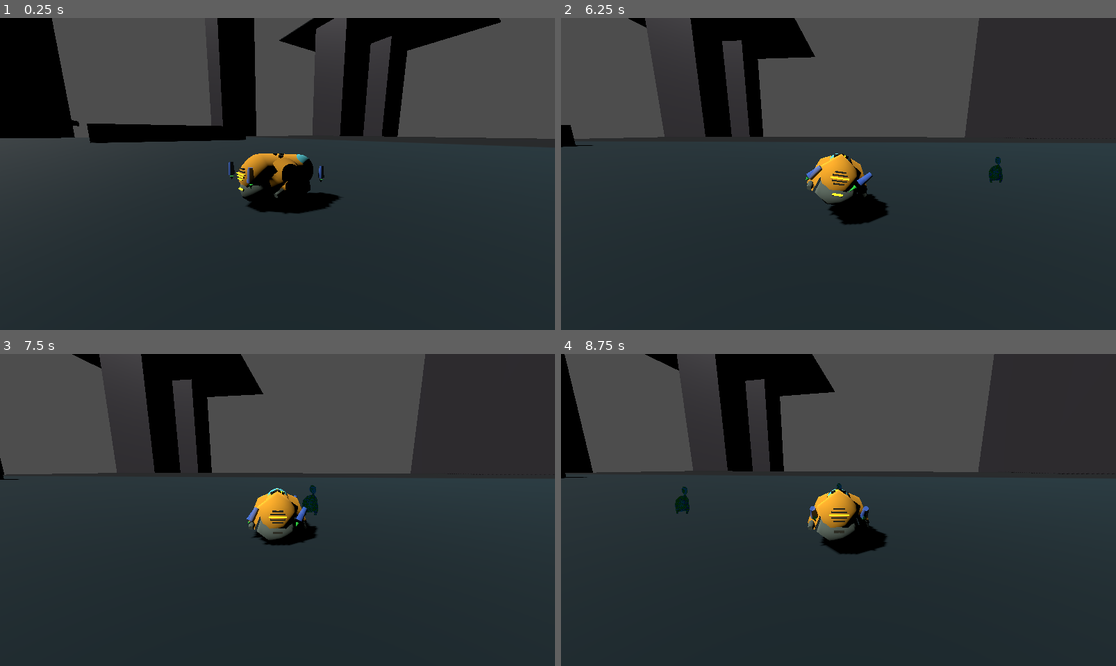
Above: before the commit, frames 1-4 (two rows, left to right).
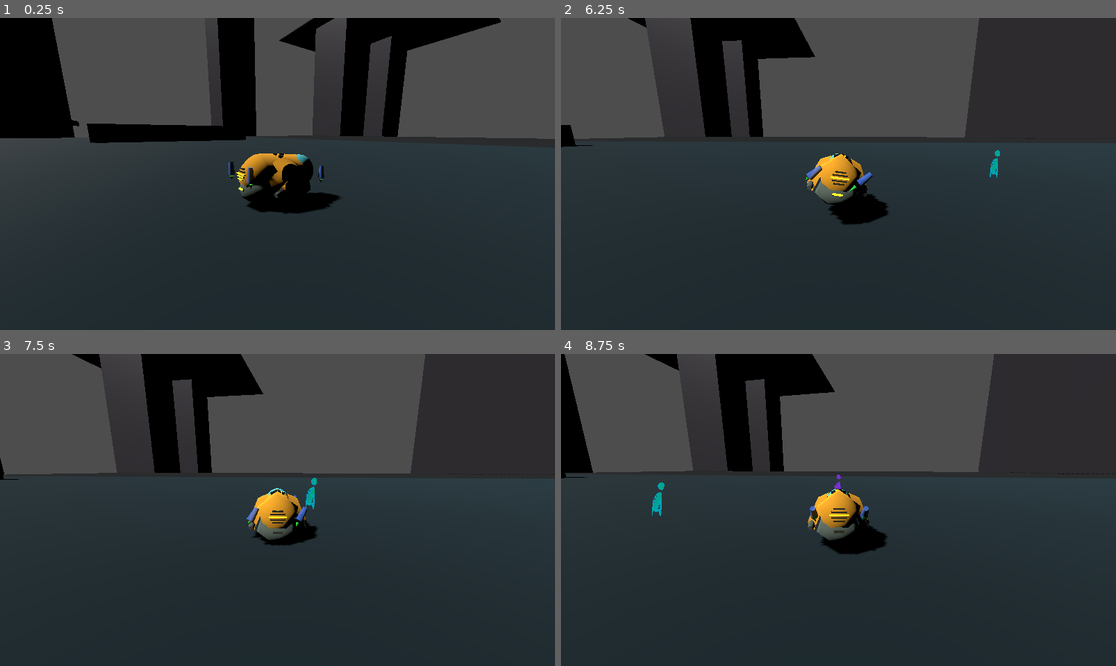
Above: after the commit, the same moments.

Repository: TaxiService/fcar
Game: Godot game, scene res://main.tscn
Same seed, same stepped clock (60 frames per second), same inputs: the game is played once before the commit and once after it. The engine's default icon, where the game draws it, is replaced by a stand-in: a white triangle on a blue panel in a dark square.
Inputs (mouse positions are in pixels of both pictures, inside the frame that each line leads up to):
- Up to frame 1 (0.25 s): no input
- Up to frame 2 (6.25 s): move the mouse to (960, 158) at 0.52 s; hold D (strafe_right) 0.53-1.28 s; hold C (crouch) 0.53-1.28 s; click (960, 158) at 0.67 s; tap Space (jump) at 0.77, 1.52, 3.02, 3.77, 4.52, 6.02 s; move the mouse to (727, 189) at 1.27 s; hold S (backward) 1.28-2.03 s; tap V (toggle_auto_hover) at 1.35, 4.35 s; move the mouse to (894, 105) at 2.02 s; hold D (strafe_right) 2.03-2.78 s; tap Ctrl (toggle_com_compensation) at 2.1, 5.1 s; move the mouse to (810, 236) at 2.77 s; hold W (forward) 2.78-3.53 s; tap Shift at 2.85, 5.85 s; click (810, 236) at 2.92 s; move the mouse to (1005, 220) at 3.52 s; hold C (crouch) 3.53-4.28 s; hold A (strafe_left) 3.53-5.03 s; move the mouse to (672, 127) at 4.27 s; move the mouse to (866, 174) at 5.02 s; hold S (backward) 5.03-5.78 s; click (866, 174) at 5.17 s; move the mouse to (755, 96) at 5.77 s; hold D (strafe_right) from 5.78 s (still down)
- Up to frame 3 (7.5 s): move the mouse to (399, 494) at 6.52 s; release D (strafe_right) at 6.53 s; hold W (forward) 6.53-7.28 s; hold C (crouch) 6.53-7.28 s; tap Space (jump) at 6.77 s; move the mouse to (166, 525) at 7.27 s; hold D (strafe_right) from 7.28 s (still down); tap V (toggle_auto_hover) at 7.35 s; click (166, 525) at 7.42 s
- Up to frame 4 (8.75 s): tap Space (jump) at 7.52 s; move the mouse to (894, 441) at 8.02 s; release D (strafe_right) at 8.03 s; hold S (backward) from 8.03 s (still down); tap Ctrl (toggle_com_compensation) at 8.1 s

The runs differ from the first frame. In frame 1, less than 0.1% of the frame differs, in the area x 67-68%, y 7-8%; in frame 2, 0.2%; in frame 3, 0.2%; in frame 4, 0.3%, in the area x 16-51%, y 8-56%.

Commit message:
starting to make different destinations

Diff:
--- a/PeopleManager.gd
+++ b/PeopleManager.gd
@@ -21,34 +21,118 @@
 @export var spawn_interval: float = 2.0  # Seconds between spawn attempts
 @export var auto_spawn: bool = true
 
-# Color sets - each set is an array of additive colors
-# Surfaces reference these by index (0, 1, 2, etc.)
+# Color sets - loaded from text files in color_sets_folder
+# Surfaces reference these by index (0, 1, 2, etc. based on alphabetical filename order)
 @export_category("Color Sets")
-@export var color_set_0: PackedColorArray = [Color.BLACK]  # Neutral
-@export var color_set_1: PackedColorArray = [Color(0.1, 0.0, 0.0), Color(0.1, 0.05, 0.0), Color(0.08, 0.08, 0.0)]  # Warm
-@export var color_set_2: PackedColorArray = [Color(0.0, 0.0, 0.1), Color(0.0, 0.08, 0.08), Color(0.05, 0.0, 0.1)]  # Cool
-@export var color_set_3: PackedColorArray = []
-@export var color_set_4: PackedColorArray = []
+@export_dir var color_sets_folder: String = "res://color_sets"
+
+# Loaded color sets (populated from text files)
+var color_sets: Array[PackedColorArray] = []
 
 # Runtime state
 var spritesheet: SpriteSheet
 var registered_surfaces: Array[SpawnSurface] = []
 var all_people: Array[Person] = []
 var spawn_timer: float = 0.0
+var spawn_counter: int = 0  # Increments with each spawn, used for deterministic color selection
 
 
 func _ready():
 	_load_spritesheet()
+	_load_color_sets()
+
+
+func _load_color_sets():
+	color_sets.clear()
+
+	var dir = DirAccess.open(color_sets_folder)
+	if not dir:
+		push_warning("PeopleManager: Could not open color sets folder: ", color_sets_folder)
+		# Add default neutral set as fallback
+		color_sets.append(PackedColorArray([Color.BLACK]))
+		return
+
+	# Get all .txt files sorted alphabetically
+	var files: Array[String] = []
+	dir.list_dir_begin()
+	var file_name = dir.get_next()
+	while file_name != "":
+		if not dir.current_is_dir() and file_name.ends_with(".txt"):
+			files.append(file_name)
+		file_name = dir.get_next()
+	dir.list_dir_end()
+
+	files.sort()
+
+	# Load each file as a color set
+	for fname in files:
+		var colors = _parse_color_file(color_sets_folder + "/" + fname)
+		if colors.size() > 0:
+			color_sets.append(colors)
+			print("PeopleManager: Loaded color set '", fname, "' with ", colors.size(), " colors")
+
+	if color_sets.size() == 0:
+		push_warning("PeopleManager: No color sets loaded, adding default")
+		color_sets.append(PackedColorArray([Color.BLACK]))
+
+
+func _parse_color_file(path: String) -> PackedColorArray:
+	var colors = PackedColorArray()
+
+	var file = FileAccess.open(path, FileAccess.READ)
+	if not file:
+		push_warning("PeopleManager: Could not open color file: ", path)
+		return colors
+
+	while not file.eof_reached():
+		var line = file.get_line().strip_edges()
+
+		# Skip empty lines and comments
+		if line.is_empty() or line.begins_with("#"):
+			continue
+
+		var color = _parse_color_line(line)
+		if color != null:
+			colors.append(color)
+
+	return colors
+
+
+func _parse_color_line(line: String) -> Variant:
+	# Try hex format: #RRGGBB or RRGGBB
+	if line.begins_with("#"):
+		line = line.substr(1)
+
+	if line.length() == 6 and line.is_valid_hex_number():
+		var hex = line.hex_to_int()
+		return Color(
+			((hex >> 16) & 0xFF) / 255.0,
+			((hex >> 8) & 0xFF) / 255.0,
+			(hex & 0xFF) / 255.0
+		)
+
+	# Try RGB format: R, G, B (floats 0.0-1.0 or ints 0-255)
+	var parts = line.split(",")
+	if parts.size() >= 3:
+		var r = parts[0].strip_edges().to_float()
+		var g = parts[1].strip_edges().to_float()
+		var b = parts[2].strip_edges().to_float()
+
+		# If values > 1, assume 0-255 range
+		if r > 1.0 or g > 1.0 or b > 1.0:
+			r /= 255.0
+			g /= 255.0
+			b /= 255.0
+
+		return Color(r, g, b)
+
+	return null
 
 
 func _get_color_set(index: int) -> PackedColorArray:
-	match index:
-		0: return color_set_0
-		1: return color_set_1
-		2: return color_set_2
-		3: return color_set_3
-		4: return color_set_4
-		_: return color_set_0
+	if index < 0 or index >= color_sets.size():
+		return color_sets[0] if color_sets.size() > 0 else PackedColorArray([Color.BLACK])
+	return color_sets[index]
 
 
 func create_material_for_color(color: Color) -> ShaderMaterial:
@@ -61,11 +145,11 @@
 	return mat
 
 
-func get_random_color_from_set(set_index: int) -> Color:
+func get_color_from_set(set_index: int, person_index: int) -> Color:
 	var colors = _get_color_set(set_index)
 	if colors.size() == 0:
 		return Color.BLACK  # No tint
-	return colors[randi() % colors.size()]
+	return colors[person_index % colors.size()]
 
 
 func _process(delta: float):
@@ -129,8 +213,9 @@
 	person.wait_duration_min = wait_duration_min
 	person.wait_duration_max = wait_duration_max
 
-	# Create material with color from surface's color set
-	var color = get_random_color_from_set(surface.color_set_index)
+	# Create material with color from surface's color set (deterministic based on spawn order)
+	var color = get_color_from_set(surface.color_set_index, spawn_counter)
+	spawn_counter += 1
 	var mat = create_material_for_color(color)
 	person.set_shared_material(mat)
 
--- a/Person.gd
+++ b/Person.gd
@@ -156,6 +156,10 @@
 	# At pixel_size = 0.003, 600 pixels = 1.8m
 	pixel_size = 0.003
 
+	# Offset sprite so origin is at bottom center (feet)
+	# Shift up by half the sprite height in pixels
+	offset.y = tex.get_height() / 2.0
+
 
 func refresh_sprite(tex: AtlasTexture):
 	# Called when spritesheet is reloaded
--- a/SpawnSurface.gd
+++ b/SpawnSurface.gd
@@ -1,14 +1,24 @@
+@tool
 class_name SpawnSurface
 extends Node3D
 
 # Configuration
-@export var enabled: bool = false
+@export var enabled: bool = false:
+	set(value):
+		enabled = value
+		_update_editor_visual()
 @export var max_people: int = 5
 @export var spawn_height_offset: float = 0.01  # Slightly above surface to avoid z-fighting
 @export var color_set_index: int = 0  # Which color set from PeopleManager to use
 
 # Bounds definition (local coordinates, centered on this node)
-@export var bounds_size: Vector3 = Vector3(10, 0, 10)
+@export var bounds_size: Vector3 = Vector3(10, 0, 10):
+	set(value):
+		bounds_size = value
+		_update_editor_visual()
+
+# Editor visualization
+var _editor_mesh: MeshInstance3D
 
 # Runtime state
 var spawned_people: Array[Person] = []
@@ -16,8 +26,54 @@
 
 
 func _ready():
-	# Register with PeopleManager if it exists
-	_register_with_manager()
+	if Engine.is_editor_hint():
+		_create_editor_visual()
+	else:
+		# Remove editor visual if it exists at runtime
+		if _editor_mesh:
+			_editor_mesh.queue_free()
+			_editor_mesh = null
+		# Register with PeopleManager if it exists
+		_register_with_manager()
+
+
+func _create_editor_visual():
+	if _editor_mesh:
+		return
+
+	_editor_mesh = MeshInstance3D.new()
+	add_child(_editor_mesh)
+
+	# Create box mesh
+	var box = BoxMesh.new()
+	_editor_mesh.mesh = box
+
+	# Create semi-transparent material
+	var mat = StandardMaterial3D.new()
+	mat.transparency = BaseMaterial3D.TRANSPARENCY_ALPHA
+	mat.shading_mode = BaseMaterial3D.SHADING_MODE_UNSHADED
+	mat.cull_mode = BaseMaterial3D.CULL_DISABLED
+	_editor_mesh.material_override = mat
+
+	_update_editor_visual()
+
+
+func _update_editor_visual():
+	if not Engine.is_editor_hint() or not _editor_mesh:
+		return
+
+	# Update mesh size
+	var box = _editor_mesh.mesh as BoxMesh
+	if box:
+		box.size = Vector3(bounds_size.x, 0.1, bounds_size.z)
+
+	# Update color based on enabled state
+	var mat = _editor_mesh.material_override as StandardMaterial3D
+	if mat:
+		if enabled:
+			mat.albedo_color = Color(0.2, 0.8, 0.2, 0.3)  # Green when enabled
+		else:
+			mat.albedo_color = Color(0.8, 0.2, 0.2, 0.3)  # Red when disabled
 
 
 func _register_with_manager():
--- /dev/null
+++ b/floor.tres
@@ -0,0 +1,4 @@
+[gd_resource type="StandardMaterial3D" format=3 uid="uid://d1752hlai3xtn"]
+
+[resource]
+albedo_color = Color(0.5, 0.472, 0.395, 1)
--- a/main.tscn
+++ b/main.tscn
@@ -8,40 +8,6 @@
 [ext_resource type="Script" uid="uid://dvu3f10fe6r2" path="res://PeopleManager.gd" id="6_people"]
 [ext_resource type="Script" uid="uid://c72sj768vn5do" path="res://SpawnSurface.gd" id="7_spawn"]
 
-[sub_resource type="BoxShape3D" id="BoxShape3D_5patm"]
-size = Vector3(200, 1, 200)
-
-[sub_resource type="StandardMaterial3D" id="StandardMaterial3D_1kyes"]
-albedo_color = Color(0.243137, 0.27451, 0.235294, 1)
-albedo_texture = ExtResource("1_et1pl")
-
-[sub_resource type="BoxMesh" id="BoxMesh_t3vcl"]
-material = SubResource("StandardMaterial3D_1kyes")
-size = Vector3(200, 1, 200)
-
-[sub_resource type="BoxShape3D" id="BoxShape3D_5dwv6"]
-size = Vector3(30, 5, 30)
-
-[sub_resource type="StandardMaterial3D" id="StandardMaterial3D_c3qcp"]
-albedo_color = Color(0.160784, 0.184314, 0.156863, 1)
-
-[sub_resource type="BoxMesh" id="BoxMesh_nrjh1"]
-material = SubResource("StandardMaterial3D_c3qcp")
-size = Vector3(30, 5, 30)
-
-[sub_resource type="BoxShape3D" id="BoxShape3D_n53hl"]
-size = Vector3(50, 500, 50)
-
-[sub_resource type="StandardMaterial3D" id="StandardMaterial3D_uwb37"]
-albedo_color = Color(0.270588, 0.258824, 0.278431, 1)
-metallic = 0.17
-metallic_specular = 0.3
-roughness = 0.5
-
-[sub_resource type="BoxMesh" id="BoxMesh_h3x72"]
-material = SubResource("StandardMaterial3D_uwb37")
-size = Vector3(50, 500, 50)
-
 [sub_resource type="PhysicsMaterial" id="PhysicsMaterial_elbkq"]
 friction = 0.5
 bounce = 0.5
@@ -100,149 +66,45 @@
 height = 0.25
 radial_segments = 6
 
+[sub_resource type="BoxShape3D" id="BoxShape3D_5patm"]
+size = Vector3(200, 1, 200)
+
+[sub_resource type="StandardMaterial3D" id="StandardMaterial3D_1kyes"]
+albedo_color = Color(0.243137, 0.27451, 0.235294, 1)
+albedo_texture = ExtResource("1_et1pl")
+
+[sub_resource type="BoxMesh" id="BoxMesh_t3vcl"]
+material = SubResource("StandardMaterial3D_1kyes")
+size = Vector3(200, 1, 200)
+
+[sub_resource type="BoxShape3D" id="BoxShape3D_5dwv6"]
+size = Vector3(30, 5, 30)
+
+[sub_resource type="StandardMaterial3D" id="StandardMaterial3D_c3qcp"]
+albedo_color = Color(0.160784, 0.184314, 0.156863, 1)
+
+[sub_resource type="BoxMesh" id="BoxMesh_nrjh1"]
+material = SubResource("StandardMaterial3D_c3qcp")
+size = Vector3(30, 5, 30)
+
+[sub_resource type="BoxShape3D" id="BoxShape3D_n53hl"]
+size = Vector3(50, 500, 50)
+
+[sub_resource type="StandardMaterial3D" id="StandardMaterial3D_uwb37"]
+albedo_color = Color(0.270588, 0.258824, 0.278431, 1)
+metallic = 0.17
+metallic_specular = 0.3
+roughness = 0.5
+
+[sub_resource type="BoxMesh" id="BoxMesh_h3x72"]
+material = SubResource("StandardMaterial3D_uwb37")
+size = Vector3(50, 500, 50)
+
 [node name="Main" type="Node"]
 
 [node name="DirectionalLight3D" type="DirectionalLight3D" parent="."]
 transform = Transform3D(0.707107, 0.5, -0.5, 0, 0.707107, 0.707107, 0.707107, -0.5, 0.5, 0, 5, 0)
 shadow_enabled = true
-
-[node name="Node" type="Node" parent="."]
-
-[node name="Floor" type="StaticBody3D" parent="Node"]
-transform = Transform3D(1, 0, 0, 0, 1, 0, 0, 0, 1, 0, -1, 0)
-
-[node name="CollisionShape3D" type="CollisionShape3D" parent="Node/Floor"]
-shape = SubResource("BoxShape3D_5patm")
-
-[node name="MeshInstance3D" type="MeshInstance3D" parent="Node/Floor"]
-transform = Transform3D(1, 0, 0, 0, 1, 0, 0, 0, 1, -0.0013418198, -0.019368052, -0.01874566)
-mesh = SubResource("BoxMesh_t3vcl")
-
-[node name="Floor2" type="StaticBody3D" parent="Node"]
-transform = Transform3D(1, 0, 0, 0, 1, 0, 0, 0, 1, -175.014, 137.891, -290.983)
-
-[node name="CollisionShape3D" type="CollisionShape3D" parent="Node/Floor2"]
-shape = SubResource("BoxShape3D_5patm")
-
-[node name="MeshInstance3D" type="MeshInstance3D" parent="Node/Floor2"]
-mesh = SubResource("BoxMesh_t3vcl")
-
-[node name="FloorSmall" type="StaticBody3D" parent="Node"]
-transform = Transform3D(1, 0, 0, 0, 1, 0, 0, 0, 1, 91.3062, 134.082, -66.3163)
-
-[node name="CollisionShape3D" type="CollisionShape3D" parent="Node/FloorSmall"]
-shape = SubResource("BoxShape3D_5dwv6")
-
-[node name="MeshInstance3D" type="MeshInstance3D" parent="Node/FloorSmall"]
-mesh = SubResource("BoxMesh_nrjh1")
-
-[node name="FloorSmall2" type="StaticBody3D" parent="Node"]
-transform = Transform3D(1, 0, 0, 0, 1, 0, 0, 0, 1, -304.477, -114.207, 69.8457)
-
-[node name="CollisionShape3D" type="CollisionShape3D" parent="Node/FloorSmall2"]
-shape = SubResource("BoxShape3D_5dwv6")
-
-[node name="MeshInstance3D" type="MeshInstance3D" parent="Node/FloorSmall2"]
-mesh = SubResource("BoxMesh_nrjh1")
-
-[node name="FloorSmall3" type="StaticBody3D" parent="Node"]
-transform = Transform3D(1, 0, 0, 0, 1, 0, 0, 0, 1, -304.477, -50.6923, 69.8457)
-
-[node name="CollisionShape3D" type="CollisionShape3D" parent="Node/FloorSmall3"]
-shape = SubResource("BoxShape3D_5dwv6")
-
-[node name="MeshInstance3D" type="MeshInstance3D" parent="Node/FloorSmall3"]
-mesh = SubResource("BoxMesh_nrjh1")
-
-[node name="FloorSmall4" type="StaticBody3D" parent="Node"]
-transform = Transform3D(1, 0, 0, 0, 1, 0, 0, 0, 1, -304.477, 11.4628, 69.8457)
-
-[node name="CollisionShape3D" type="CollisionShape3D" parent="Node/FloorSmall4"]
-shape = SubResource("BoxShape3D_5dwv6")
-
-[node name="MeshInstance3D" type="MeshInstance3D" parent="Node/FloorSmall4"]
-mesh = SubResource("BoxMesh_nrjh1")
-
-[node name="FloorSmall5" type="StaticBody3D" parent="Node"]
-transform = Transform3D(1, 0, 0, 0, 1, 0, 0, 0, 1, 28.7957, 141.394, 213.274)
-
-[node name="CollisionShape3D" type="CollisionShape3D" parent="Node/FloorSmall5"]
-shape = SubResource("BoxShape3D_5dwv6")
-
-[node name="MeshInstance3D" type="MeshInstance3D" parent="Node/FloorSmall5"]
-mesh = SubResource("BoxMesh_nrjh1")
-
-[node name="FloorSmall6" type="StaticBody3D" parent="Node"]
-transform = Transform3D(1, 0, 0, 0, 1, 0, 0, 0, 1, -59.3615, 0.285419, -5.43698)
-
-[node name="CollisionShape3D" type="CollisionShape3D" parent="Node/FloorSmall6"]
-shape = SubResource("BoxShape3D_5dwv6")
-
-[node name="MeshInstance3D" type="MeshInstance3D" parent="Node/FloorSmall6"]
-mesh = SubResource("BoxMesh_nrjh1")
-
-[node name="Building" type="StaticBody3D" parent="Node"]
-transform = Transform3D(1, 0, 0, 0, 1, 0, 0, 0, 1, 91.4877, -1, -94.9681)
-
-[node name="CollisionShape3D" type="CollisionShape3D" parent="Node/Building"]
-shape = SubResource("BoxShape3D_n53hl")
-
-[node name="MeshInstance3D" type="MeshInstance3D" parent="Node/Building"]
-mesh = SubResource("BoxMesh_h3x72")
-
-[node name="Building2" type="StaticBody3D" parent="Node"]
-transform = Transform3D(1, 0, 0, 0, 1, 0, 0, 0, 1, -193.447, -1, -236.438)
-
-[node name="CollisionShape3D" type="CollisionShape3D" parent="Node/Building2"]
-shape = SubResource("BoxShape3D_n53hl")
-
-[node name="MeshInstance3D" type="MeshInstance3D" parent="Node/Building2"]
-mesh = SubResource("BoxMesh_h3x72")
-
-[node name="Building3" type="StaticBody3D" parent="Node"]
-transform = Transform3D(1, 0, 0, 0, 1, 0, 0, 0, 1, -196.105, -1.00003, -339.651)
-
-[node name="CollisionShape3D" type="CollisionShape3D" parent="Node/Building3"]
-shape = SubResource("BoxShape3D_n53hl")
-
-[node name="MeshInstance3D" type="MeshInstance3D" parent="Node/Building3"]
-mesh = SubResource("BoxMesh_h3x72")
-
-[node name="Building4" type="StaticBody3D" parent="Node"]
-transform = Transform3D(1, 0, 0, 0, 1, 0, 0, 0, 1, -290.105, -1.00003, -118.651)
-
-[node name="CollisionShape3D" type="CollisionShape3D" parent="Node/Building4"]
-shape = SubResource("BoxShape3D_n53hl")
-
-[node name="MeshInstance3D" type="MeshInstance3D" parent="Node/Building4"]
-mesh = SubResource("BoxMesh_h3x72")
-
-[node name="Building5" type="StaticBody3D" parent="Node"]
-transform = Transform3D(1, 0, 0, 0, 1, 0, 0, 0, 1, -336.765, -1.00003, 93.0381)
-
-[node name="CollisionShape3D" type="CollisionShape3D" parent="Node/Building5"]
-shape = SubResource("BoxShape3D_n53hl")
-
-[node name="MeshInstance3D" type="MeshInstance3D" parent="Node/Building5"]
-mesh = SubResource("BoxMesh_h3x72")
-
-[node name="Building6" type="StaticBody3D" parent="Node"]
-transform = Transform3D(1, 0, 0, 0, 1, 0, 0, 0, 1, 0.974731, -1.00003, 218.924)
-
-[node name="CollisionShape3D" type="CollisionShape3D" parent="Node/Building6"]
-shape = SubResource("BoxShape3D_n53hl")
-
-[node name="MeshInstance3D" type="MeshInstance3D" parent="Node/Building6"]
-mesh = SubResource("BoxMesh_h3x72")
-
-[node name="Building7" type="StaticBody3D" parent="Node"]
-transform = Transform3D(1, 0, 0, 0, 1, 0, 0, 0, 1, 100.593, -1.00003, 198.575)
-
-[node name="CollisionShape3D" type="CollisionShape3D" parent="Node/Building7"]
-shape = SubResource("BoxShape3D_n53hl")
-
-[node name="MeshInstance3D" type="MeshInstance3D" parent="Node/Building7"]
-mesh = SubResource("BoxMesh_h3x72")
 
 [node name="Camera3D" type="Camera3D" parent="." node_paths=PackedStringArray("target")]
 transform = Transform3D(1, 0, 0, 0, 0.9961948, 0.08715568, 0, -0.08715568, 0.9961948, -2.2765515, 2.07618, 7.6534176)
@@ -399,7 +261,170 @@
 script = ExtResource("6_people")
 
 [node name="SpawnSurface" type="Node3D" parent="."]
+transform = Transform3D(1, 0, 0, 0, 1, 0, 0, 0, 1, 0, -0.58870864, 0)
 script = ExtResource("7_spawn")
 enabled = true
 max_people = 50
+color_set_index = 2
 bounds_size = Vector3(50, 0, 50)
+
+[node name="SpawnSurface2" type="Node3D" parent="."]
+transform = Transform3D(1, 0, 0, 0, 1, 0, 0, 0, 1, -59.19019, 2.695621, -5.3794365)
+script = ExtResource("7_spawn")
+enabled = true
+max_people = 50
+color_set_index = 1
+bounds_size = Vector3(30, 0, 30)
+
+[node name="city" type="Node" parent="."]
+
+[node name="Floor" type="StaticBody3D" parent="city"]
+transform = Transform3D(1, 0, 0, 0, 1, 0, 0, 0, 1, 0, -1, 0)
+
+[node name="CollisionShape3D" type="CollisionShape3D" parent="city/Floor"]
+shape = SubResource("BoxShape3D_5patm")
+
+[node name="MeshInstance3D" type="MeshInstance3D" parent="city/Floor"]
+transform = Transform3D(1, 0, 0, 0, 1, 0, 0, 0, 1, -0.0013418198, -0.019368052, -0.01874566)
+mesh = SubResource("BoxMesh_t3vcl")
+
+[node name="Floor2" type="StaticBody3D" parent="city"]
+transform = Transform3D(1, 0, 0, 0, 1, 0, 0, 0, 1, -175.014, 137.891, -290.983)
+
+[node name="CollisionShape3D" type="CollisionShape3D" parent="city/Floor2"]
+shape = SubResource("BoxShape3D_5patm")
+
+[node name="MeshInstance3D" type="MeshInstance3D" parent="city/Floor2"]
+mesh = SubResource("BoxMesh_t3vcl")
+
+[node name="FloorSmall" type="StaticBody3D" parent="city"]
+transform = Transform3D(1, 0, 0, 0, 1, 0, 0, 0, 1, 91.3062, 134.082, -66.3163)
+
+[node name="CollisionShape3D" type="CollisionShape3D" parent="city/FloorSmall"]
+shape = SubResource("BoxShape3D_5dwv6")
+
+[node name="MeshInstance3D" type="MeshInstance3D" parent="city/FloorSmall"]
+mesh = SubResource("BoxMesh_nrjh1")
+
+[node name="FloorSmall2" type="StaticBody3D" parent="city"]
+transform = Transform3D(1, 0, 0, 0, 1, 0, 0, 0, 1, -304.477, -114.207, 69.8457)
+
+[node name="CollisionShape3D" type="CollisionShape3D" parent="city/FloorSmall2"]
+shape = SubResource("BoxShape3D_5dwv6")
+
+[node name="MeshInstance3D" type="MeshInstance3D" parent="city/FloorSmall2"]
+mesh = SubResource("BoxMesh_nrjh1")
+
+[node name="FloorSmall3" type="StaticBody3D" parent="city"]
+transform = Transform3D(1, 0, 0, 0, 1, 0, 0, 0, 1, -304.477, -50.6923, 69.8457)
+
+[node name="CollisionShape3D" type="CollisionShape3D" parent="city/FloorSmall3"]
+shape = SubResource("BoxShape3D_5dwv6")
+
+[node name="MeshInstance3D" type="MeshInstance3D" parent="city/FloorSmall3"]
+mesh = SubResource("BoxMesh_nrjh1")
+
+[node name="FloorSmall4" type="StaticBody3D" parent="city"]
+transform = Transform3D(1, 0, 0, 0, 1, 0, 0, 0, 1, -304.477, 11.4628, 69.8457)
+
+[node name="CollisionShape3D" type="CollisionShape3D" parent="city/FloorSmall4"]
+shape = SubResource("BoxShape3D_5dwv6")
+
+[node name="MeshInstance3D" type="MeshInstance3D" parent="city/FloorSmall4"]
+mesh = SubResource("BoxMesh_nrjh1")
+
+[node name="FloorSmall5" type="StaticBody3D" parent="city"]
+transform = Transform3D(1, 0, 0, 0, 1, 0, 0, 0, 1, 28.7957, 141.394, 213.274)
+
+[node name="CollisionShape3D" type="CollisionShape3D" parent="city/FloorSmall5"]
+shape = SubResource("BoxShape3D_5dwv6")
+
+[node name="MeshInstance3D" type="MeshInstance3D" parent="city/FloorSmall5"]
+mesh = SubResource("BoxMesh_nrjh1")
+
+[node name="FloorSmall6" type="StaticBody3D" parent="city"]
+transform = Transform3D(1, 0, 0, 0, 1, 0, 0, 0, 1, -59.3615, 0.285419, -5.43698)
+
+[node name="CollisionShape3D" type="CollisionShape3D" parent="city/FloorSmall6"]
+shape = SubResource("BoxShape3D_5dwv6")
+
+[node name="MeshInstance3D" type="MeshInstance3D" parent="city/FloorSmall6"]
+mesh = SubResource("BoxMesh_nrjh1")
+
+[node name="Building" type="StaticBody3D" parent="city"]
+transform = Transform3D(1, 0, 0, 0, 1, 0, 0, 0, 1, 91.4877, -1, -94.9681)
+
+[node name="CollisionShape3D" type="CollisionShape3D" parent="city/Building"]
+shape = SubResource("BoxShape3D_n53hl")
+
+[node name="MeshInstance3D" type="MeshInstance3D" parent="city/Building"]
+mesh = SubResource("BoxMesh_h3x72")
+
+[node name="Building2" type="StaticBody3D" parent="city"]
+transform = Transform3D(1, 0, 0, 0, 1, 0, 0, 0, 1, -193.447, -1, -236.438)
+
+[node name="CollisionShape3D" type="CollisionShape3D" parent="city/Building2"]
+shape = SubResource("BoxShape3D_n53hl")
+
+[node name="MeshInstance3D" type="MeshInstance3D" parent="city/Building2"]
+mesh = SubResource("BoxMesh_h3x72")
+
+[node name="Building3" type="StaticBody3D" parent="city"]
+transform = Transform3D(1, 0, 0, 0, 1, 0, 0, 0, 1, -196.105, -1.00003, -339.651)
+
+[node name="CollisionShape3D" type="CollisionShape3D" parent="city/Building3"]
+shape = SubResource("BoxShape3D_n53hl")
+
+[node name="MeshInstance3D" type="MeshInstance3D" parent="city/Building3"]
+mesh = SubResource("BoxMesh_h3x72")
+
+[node name="Building4" type="StaticBody3D" parent="city"]
+transform = Transform3D(1, 0, 0, 0, 1, 0, 0, 0, 1, -290.105, -1.00003, -118.651)
+
+[node name="CollisionShape3D" type="CollisionShape3D" parent="city/Building4"]
+shape = SubResource("BoxShape3D_n53hl")
+
+[node name="MeshInstance3D" type="MeshInstance3D" parent="city/Building4"]
+mesh = SubResource("BoxMesh_h3x72")
+
+[node name="Building5" type="StaticBody3D" parent="city"]
+transform = Transform3D(1, 0, 0, 0, 1, 0, 0, 0, 1, -336.765, -1.00003, 93.0381)
+
+[node name="CollisionShape3D" type="CollisionShape3D" parent="city/Building5"]
+shape = SubResource("BoxShape3D_n53hl")
+
+[node name="MeshInstance3D" type="MeshInstance3D" parent="city/Building5"]
+mesh = SubResource("BoxMesh_h3x72")
+
+[node name="Building6" type="StaticBody3D" parent="city"]
+transform = Transform3D(1, 0, 0, 0, 1, 0, 0, 0, 1, 0.974731, -1.00003, 218.924)
+
+[node name="CollisionShape3D" type="CollisionShape3D" parent="city/Building6"]
+shape = SubResource("BoxShape3D_n53hl")
+
+[node name="MeshInstance3D" type="MeshInstance3D" parent="city/Building6"]
+mesh = SubResource("BoxMesh_h3x72")
+
+[node name="Building7" type="StaticBody3D" parent="city"]
+transform = Transform3D(1, 0, 0, 0, 1, 0, 0, 0, 1, 100.593, -1.00003, 198.575)
+
+[node name="CollisionShape3D" type="CollisionShape3D" parent="city/Building7"]
+shape = SubResource("BoxShape3D_n53hl")
+
+[node name="MeshInstance3D" type="MeshInstance3D" parent="city/Building7"]
+mesh = SubResource("BoxMesh_h3x72")
+
+[node name="SpawnSurface3" type="Node3D" parent="."]
+transform = Transform3D(1, 0, 0, 0, 1, 0, 0, 0, 1, -304.52493, 13.921724, 69.873314)
+script = ExtResource("7_spawn")
+enabled = true
+max_people = 50
+color_set_index = 2
+bounds_size = Vector3(30, 0, 30)
+
+[node name="SpawnSurface4" type="Node3D" parent="."]
+transform = Transform3D(1, 0, 0, 0, 1, 0, 0, 0, 1, -304.52493, -48.234848, 69.873314)
+script = ExtResource("7_spawn")
+enabled = true
+max_people = 50
+bounds_size = Vector3(30, 0, 30)
Not shown, added: color_sets/0_neutral.txt
Not shown, added: color_sets/1_warm.txt
Not shown, added: color_sets/2_cool.txt
